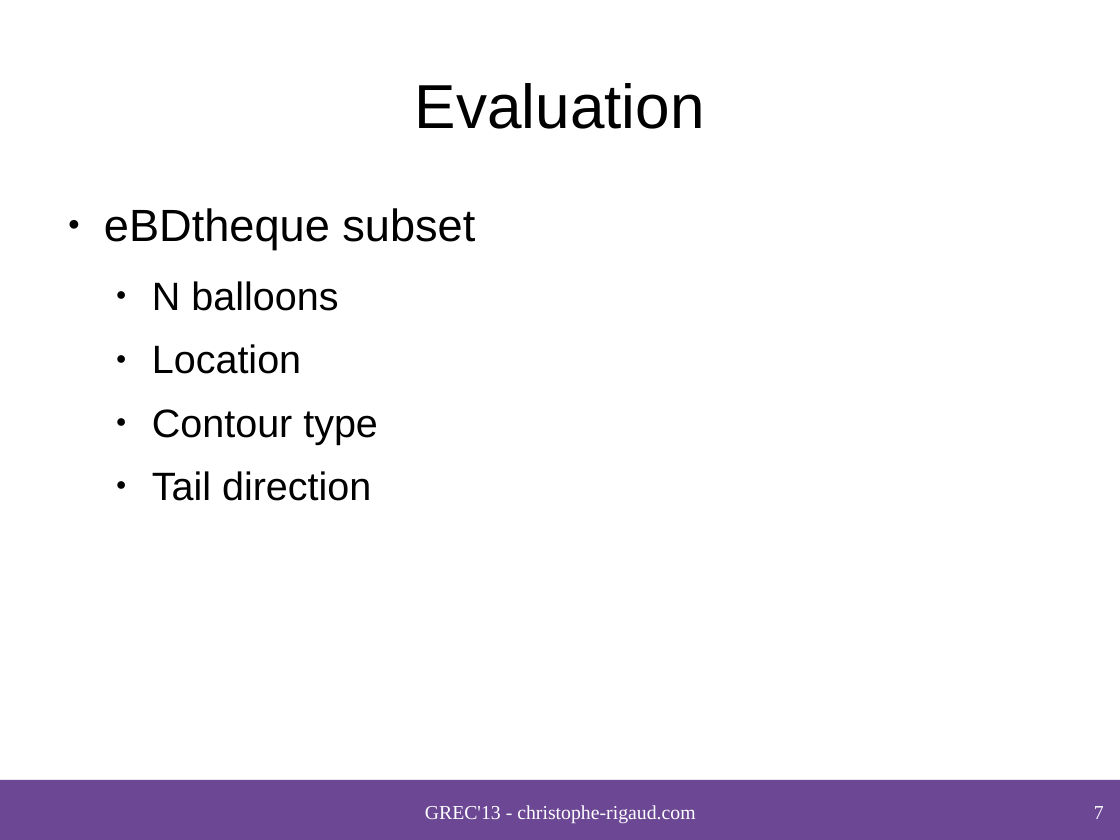
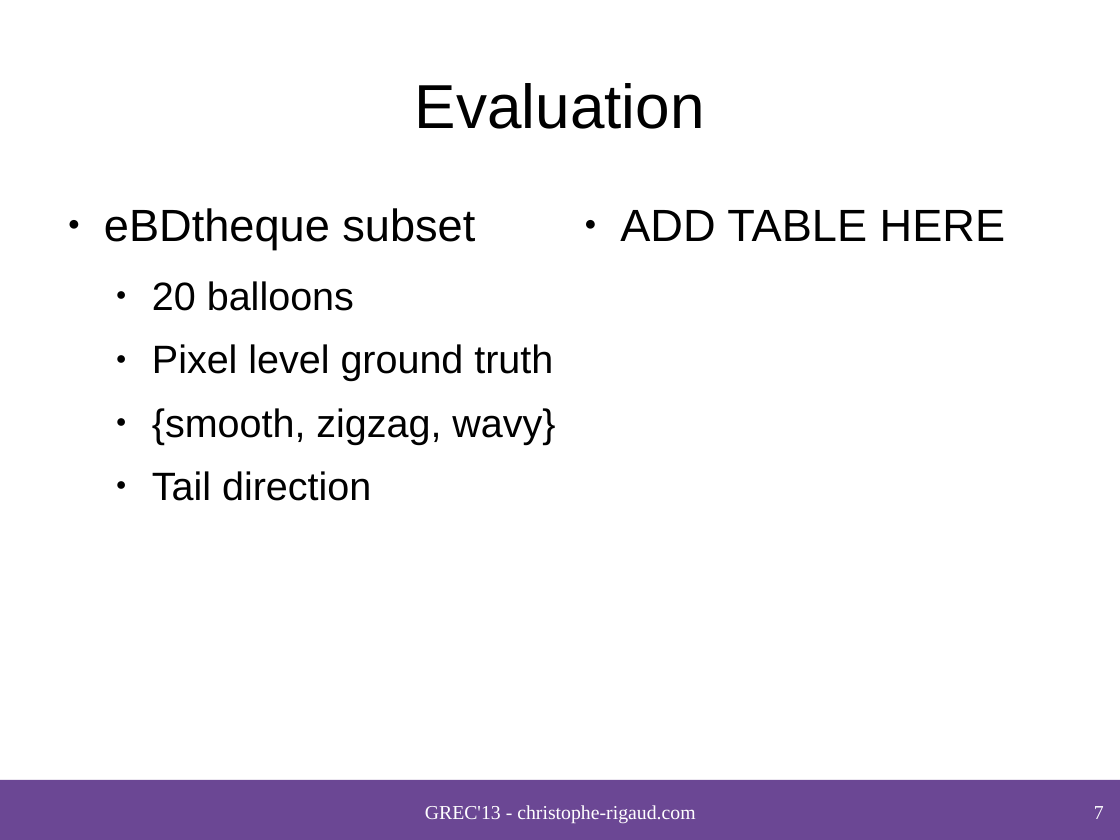
Before and after one commit to crigaud/publication, a slide deck: slide 7 of 2013/GREC/speech_balloon_contour_classification_in_comics/presentation/2013_Rigaud_Speech_balloon_contour_classification_in_comics.odp. Drawn at 1120x840 pixels with LibreOffice and Linux fonts; fonts in the diff are those of the drawing; background and template pictures are left out. Boxes give left, top, right and bottom in pixels: in the first picture for what was removed or moved away, otherwise in the second. Text is boxed around its words. In the diff, an @@ line names an element or a change of style, - is before the commit and + after.

```diff
--- a/2013/GREC/speech_balloon_contour_classification_in_comics/presentation/2013_Rigaud_Speech_balloon_contour_classification_in_comics.odp
+++ b/2013/GREC/speech_balloon_contour_classification_in_comics/presentation/2013_Rigaud_Speech_balloon_contour_classification_in_comics.odp
@@ text added at (620, 210, 1005, 241), 32 pt, text #000000 @@
+● ADD TABLE HERE
@@ text at (152, 281, 555, 444): text changed @@
-  ● N balloons
-  ● Location
-  ● Contour type
+  ● 20 balloons
+  ● Pixel level ground truth
+  ● {smooth, zigzag, wavy}
```
Also in this commit, not shown: 3 other slides changed, 7 other files.
